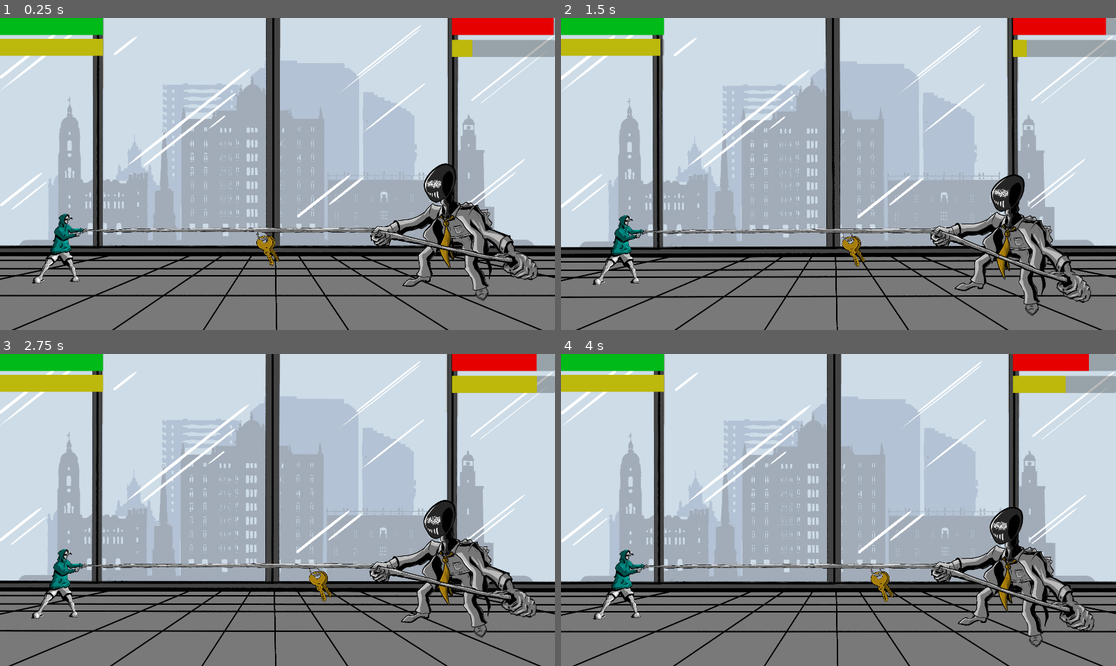
Above: before the commit, frames 1-4 (two rows, left to right).
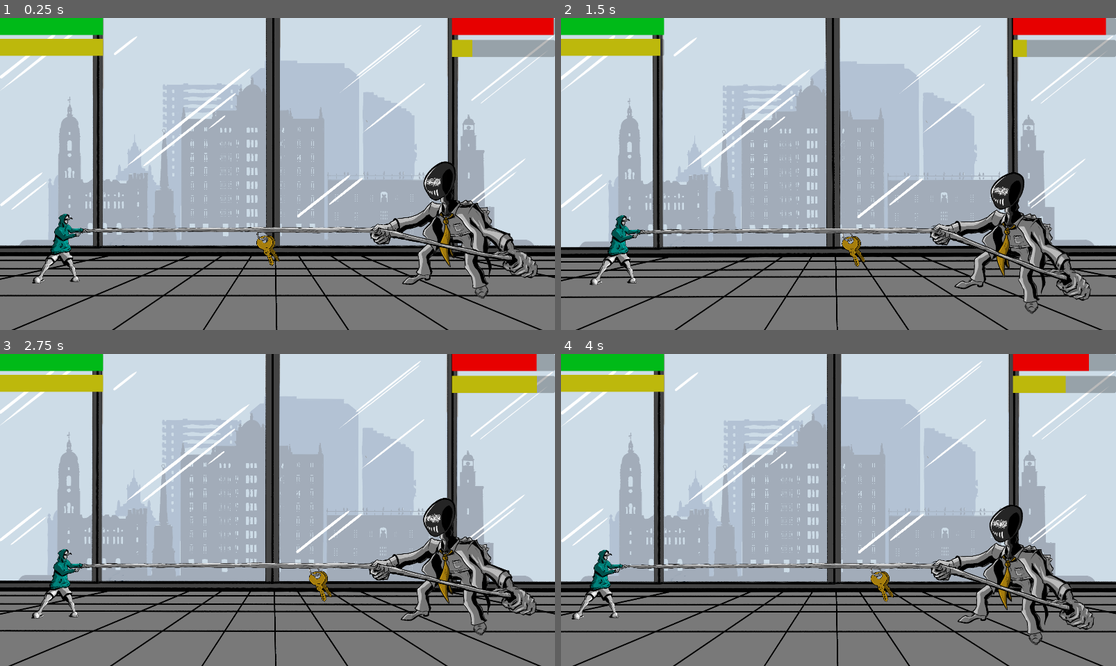
Above: after the commit, the same moments.

Repository: Xiphereal/CivisJam
Game: Godot game, scene res://scenes/intro.tscn
The game is run twice, just before and just after one commit, with the same random seed, the same clock (stepped at 60 frames per second) and the same inputs.
Inputs (mouse positions are in pixels of both pictures, inside the frame that each line leads up to):
- Up to frame 1 (0.25 s): no input
- Up to frame 2 (1.5 s): move the mouse to (960, 158) at 0.52 s; click (960, 158) at 0.6 s; move the mouse to (727, 189) at 1.27 s; click (727, 189) at 1.35 s
- Up to frame 3 (2.75 s): move the mouse to (333, 441) at 2.02 s; click (333, 441) at 2.1 s
- Up to frame 4 (4 s): move the mouse to (810, 572) at 2.77 s; click (810, 572) at 2.85 s; move the mouse to (1005, 556) at 3.52 s; click (1005, 556) at 3.6 s

The runs differ from the first frame. In frame 1, 3.0% of the frame differs, in the area x 13-97%, y 45-91%; in frame 2, 3.7%; in frame 3, 3.1%; in frame 4, 4.2%, in the area x 1-97%, y 48-94%.

Commit message:
feat: player pulls back

Diff:
--- a/scenes/key.gd
+++ b/scenes/key.gd
@@ -12,6 +12,7 @@
 @onready var hold_stamina := 100
 
 @onready var did_i_win_or_lose: Button = %DidIWinOrLose
+@onready var _player_animation: AnimationPlayer = $"../Player/AnimationPlayer"
 
 const YOULOSE = preload("res://audio/YOULOSE.wav")
 const YOUWIN = preload("res://audio/YOUWIN.wav")
@@ -34,6 +35,7 @@
 func _process(delta):
 	%Stamina.value=stamina
 	if Input.is_action_just_pressed("pull"):
+		_player_pull()
 		_update_stamina()
 		_play_sfx()
 
@@ -54,8 +56,13 @@
 
 func _update_stamina():
 	if stamina > 0:
+		stamina -= stamina_loss_per_click
+
+func _player_pull():
+	if stamina > 0:
 		player_pull(player_pull_force)
-		stamina -= stamina_loss_per_click
+		_player_animation.play("pull")
+		_player_animation.queue("RESET")
 
 func _update_hold_stamina():
 	if Input.is_action_just_pressed("pull"):
@@ -74,6 +81,7 @@
 
 func player_pull(force):
 	position.x -= player_pull_force
+
 
 func _boss_constant_pull(delta):
 	var boss_distance_force = %Boss.position.distance_to(position) * 0.1
--- a/scenes/main.tscn
+++ b/scenes/main.tscn
@@ -29,11 +29,48 @@
 scale_min = 0.01
 scale_max = 0.1
 
+[sub_resource type="RectangleShape2D" id="RectangleShape2D_t7n2f"]
+size = Vector2(20, 54)
+
+[sub_resource type="Animation" id="Animation_c6sqw"]
+resource_name = "pull"
+length = 0.5
+tracks/0/type = "value"
+tracks/0/imported = false
+tracks/0/enabled = true
+tracks/0/path = NodePath("Sprite2D:position")
+tracks/0/interp = 2
+tracks/0/loop_wrap = true
+tracks/0/keys = {
+"times": PackedFloat32Array(0, 0.466667),
+"transitions": PackedFloat32Array(1, 1),
+"update": 0,
+"values": [Vector2(12.963, 5.367), Vector2(-27.2037, 5.44075)]
+}
+
+[sub_resource type="Animation" id="Animation_rb430"]
+length = 0.001
+tracks/0/type = "value"
+tracks/0/imported = false
+tracks/0/enabled = true
+tracks/0/path = NodePath("Sprite2D:position")
+tracks/0/interp = 1
+tracks/0/loop_wrap = true
+tracks/0/keys = {
+"times": PackedFloat32Array(0),
+"transitions": PackedFloat32Array(1),
+"update": 0,
+"values": [Vector2(12.963, 5.367)]
+}
+
+[sub_resource type="AnimationLibrary" id="AnimationLibrary_dpg0i"]
+_data = {
+"RESET": SubResource("Animation_rb430"),
+"pull": SubResource("Animation_c6sqw")
+}
+
 [sub_resource type="RectangleShape2D" id="RectangleShape2D_tutl4"]
 size = Vector2(56.518, 584)
-
-[sub_resource type="RectangleShape2D" id="RectangleShape2D_t7n2f"]
-size = Vector2(20, 54)
 
 [sub_resource type="Animation" id="Animation_0ebb0"]
 resource_name = "idle"
@@ -117,26 +154,6 @@
 max_offset = Vector2(15, 8)
 max_roll = 0.01
 
-[node name="Player" type="Node2D" parent="."]
-position = Vector2(-778, 249)
-scale = Vector2(2.20558, 2.20558)
-metadata/_edit_group_ = true
-
-[node name="Sprite2D" type="Sprite2D" parent="Player"]
-position = Vector2(12.963, 5.367)
-scale = Vector2(0.1, 0.1)
-texture = ExtResource("1_kboov")
-
-[node name="WinArea" type="Area2D" parent="Player"]
-position = Vector2(-75, 12)
-
-[node name="CollisionShape2D" type="CollisionShape2D" parent="Player/WinArea"]
-position = Vector2(88, -38)
-shape = SubResource("RectangleShape2D_tutl4")
-
-[node name="StaminaBoost" type="Timer" parent="Player"]
-autostart = true
-
 [node name="Key" type="Node2D" parent="."]
 unique_name_in_owner = true
 position = Vector2(-48, 257)
@@ -157,16 +174,42 @@
 
 [node name="Rope" type="Node2D" parent="."]
 position = Vector2(0, 198)
-scale = Vector2(0.199999, 0.199999)
+scale = Vector2(0.23, 0.23)
 
 [node name="Sprite" type="Sprite2D" parent="Rope"]
 position = Vector2(-800.004, -18.75)
 scale = Vector2(2.66147, 0.975003)
 texture = ExtResource("3_kwbbp")
 
+[node name="Player" type="Node2D" parent="."]
+position = Vector2(-778, 249)
+scale = Vector2(2.20558, 2.20558)
+metadata/_edit_group_ = true
+
+[node name="Sprite2D" type="Sprite2D" parent="Player"]
+position = Vector2(12.963, 5.367)
+scale = Vector2(0.1, 0.1)
+texture = ExtResource("1_kboov")
+
+[node name="AnimationPlayer" type="AnimationPlayer" parent="Player"]
+libraries = {
+"": SubResource("AnimationLibrary_dpg0i")
+}
+next/pull = &"RESET"
+
+[node name="WinArea" type="Area2D" parent="Player"]
+position = Vector2(-75, 12)
+
+[node name="CollisionShape2D" type="CollisionShape2D" parent="Player/WinArea"]
+position = Vector2(88, -38)
+shape = SubResource("RectangleShape2D_tutl4")
+
+[node name="StaminaBoost" type="Timer" parent="Player"]
+autostart = true
+
 [node name="Boss" type="Node2D" parent="."]
 unique_name_in_owner = true
-position = Vector2(619, 248)
+position = Vector2(618, 241)
 scale = Vector2(2.28, 2.28)
 metadata/_edit_group_ = true
 
Not shown: 1 places in scenes/main.tscn that only renumber resources
